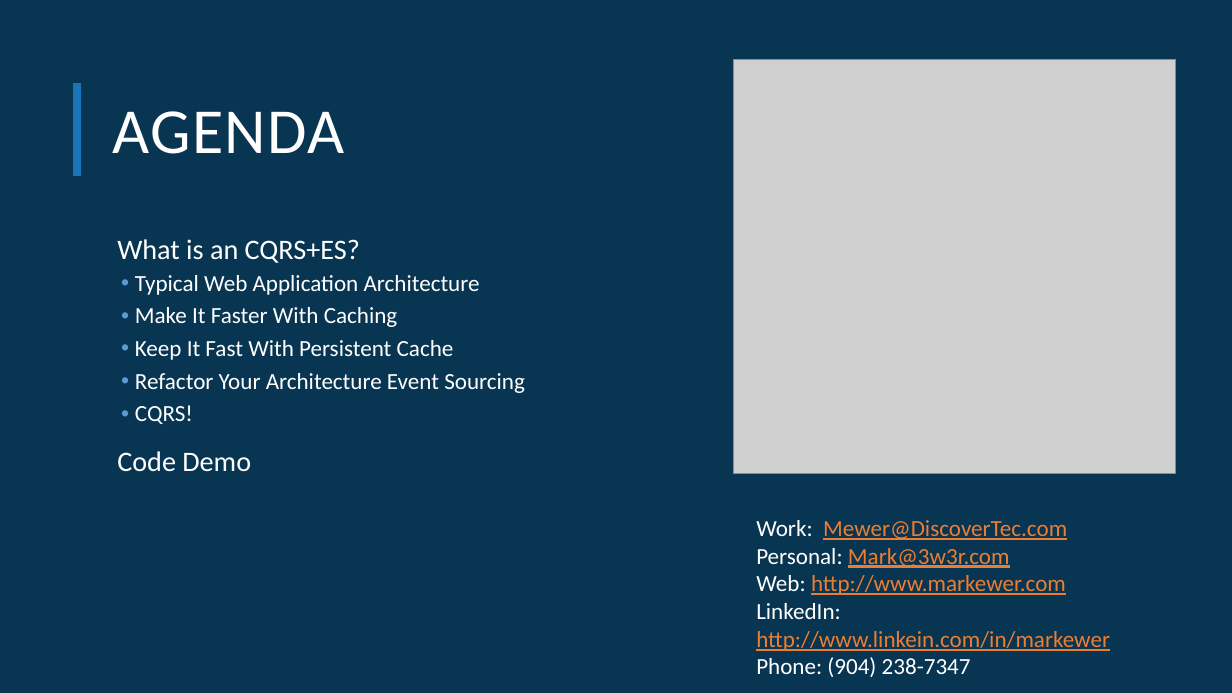
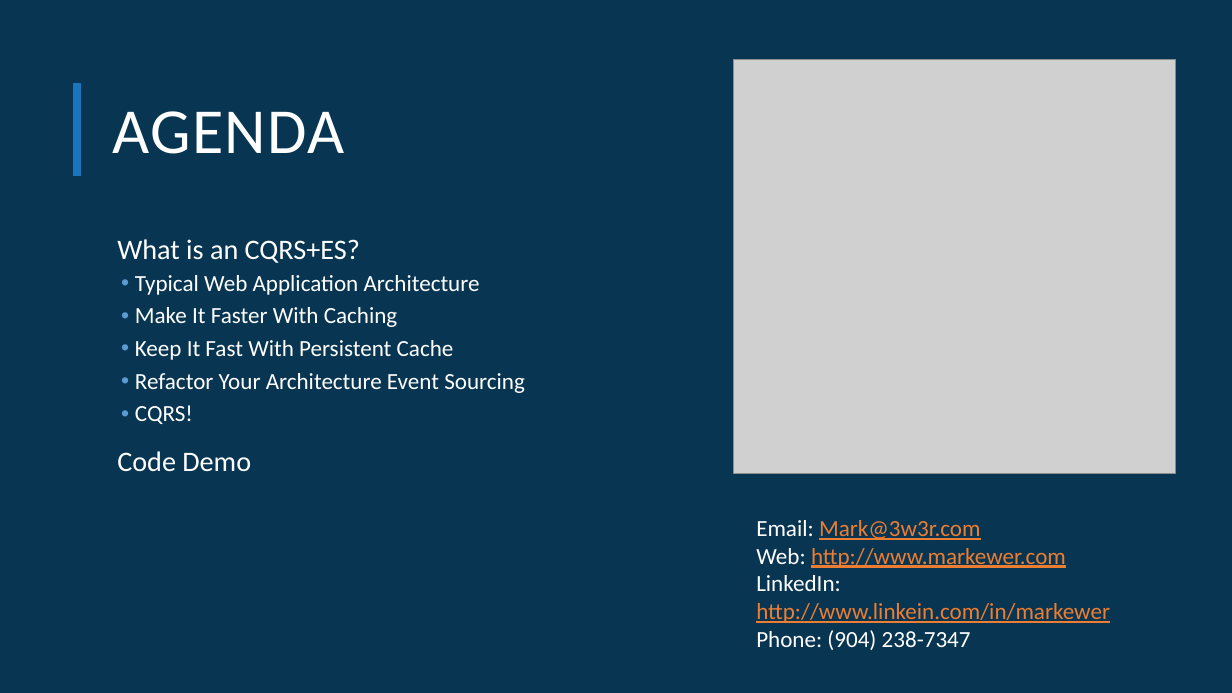
Before and after one commit to MarkEwer/JaxDugSamples, a slide deck: slide 2 of BenefitsEstimation/CodeImpact_Presentation.pptx. Drawn at 1232x693 pixels with LibreOffice and Linux fonts; fonts in the diff are those of the drawing; grey boxes stand for pictures; background and template pictures are left out. Boxes give left, top, right and bottom in pixels: in the first picture for what was removed or moved away, otherwise in the second. Text is boxed around its words. In the diff, an @@ line names an element or a change of style, - is before the commit and + after.

Commit message:
Update Email

```diff
--- a/BenefitsEstimation/CodeImpact_Presentation.pptx
+++ b/BenefitsEstimation/CodeImpact_Presentation.pptx
@@ text at (x1=756, y1=520, x2=981, y2=540): text changed @@
-Work: Mewer@DiscoverTec.com
-Personal: Mark@3w3r.com
+Email: Mark@3w3r.com
```
Also in this commit, not shown: 1 other slide changed, 4 other files.
